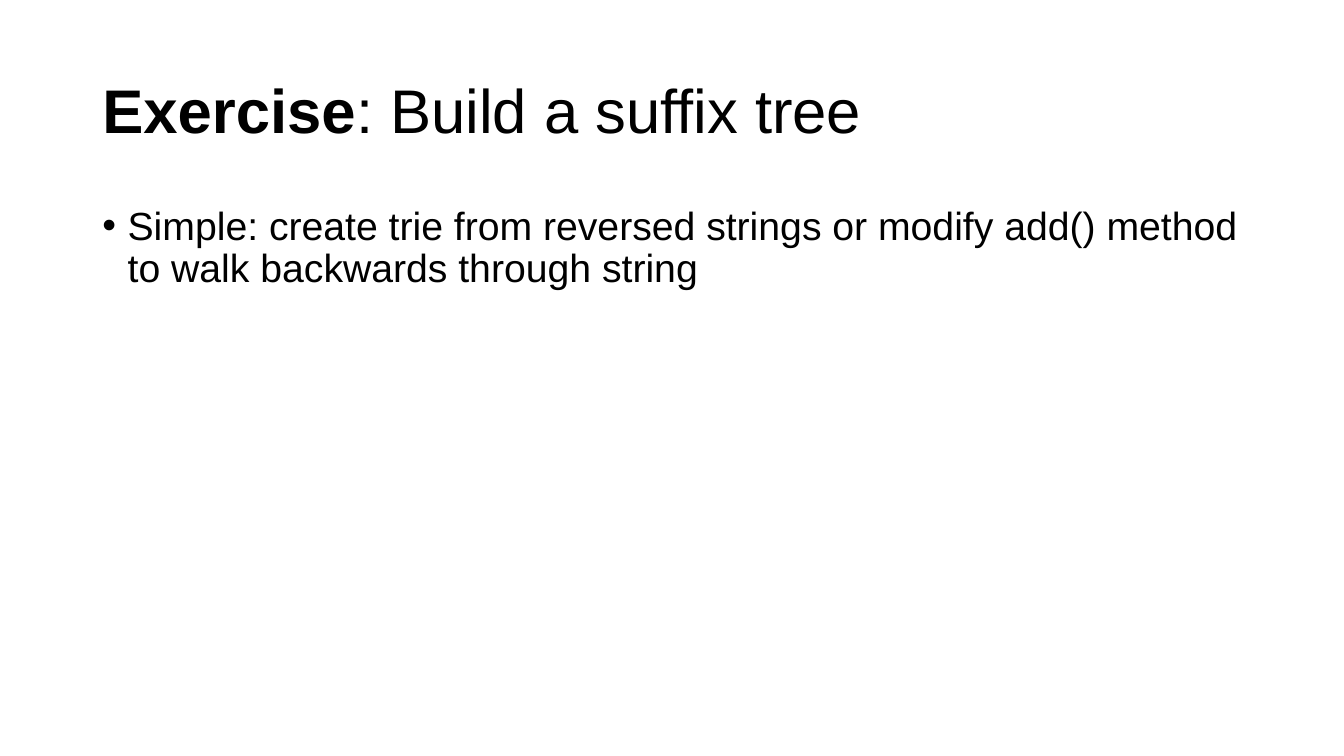
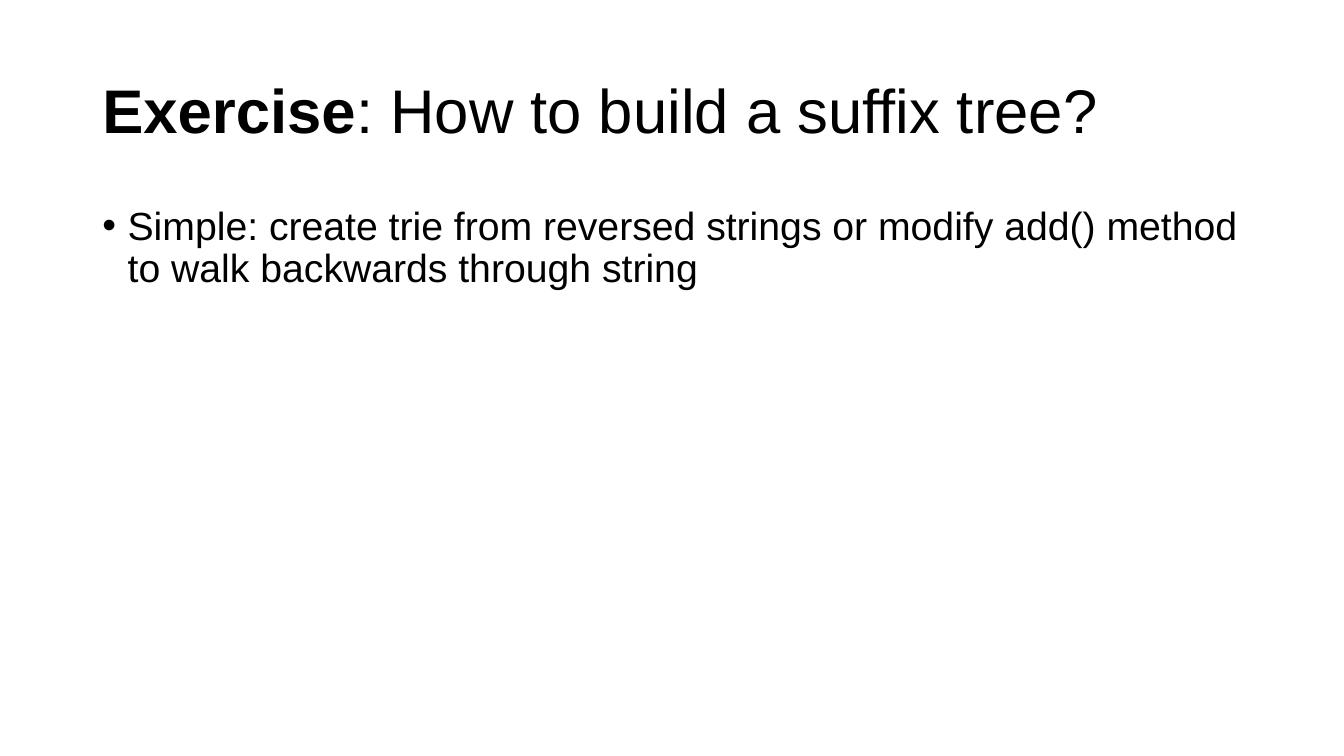
Before and after one commit to parrt/msds689, a slide deck: slide 21 of notes/searching.pptx. Drawn at 1344x756 pixels with LibreOffice and Linux fonts; fonts in the diff are those of the drawing; background and template pictures are left out. Boxes give left, top, right and bottom in pixels: in the first picture for what was removed or moved away, otherwise in the second. Text is boxed around its words. In the diff, an @@ line names an element or a change of style, - is before the commit and + after.

```diff
--- a/notes/searching.pptx
+++ b/notes/searching.pptx
@@ title at (102, 88, 1097, 134): text changed @@
-Exercise: Build a suffix tree
+Exercise: How to build a suffix tree?
```
Also in this commit, not shown: 14 other slides changed, 3 other files.
